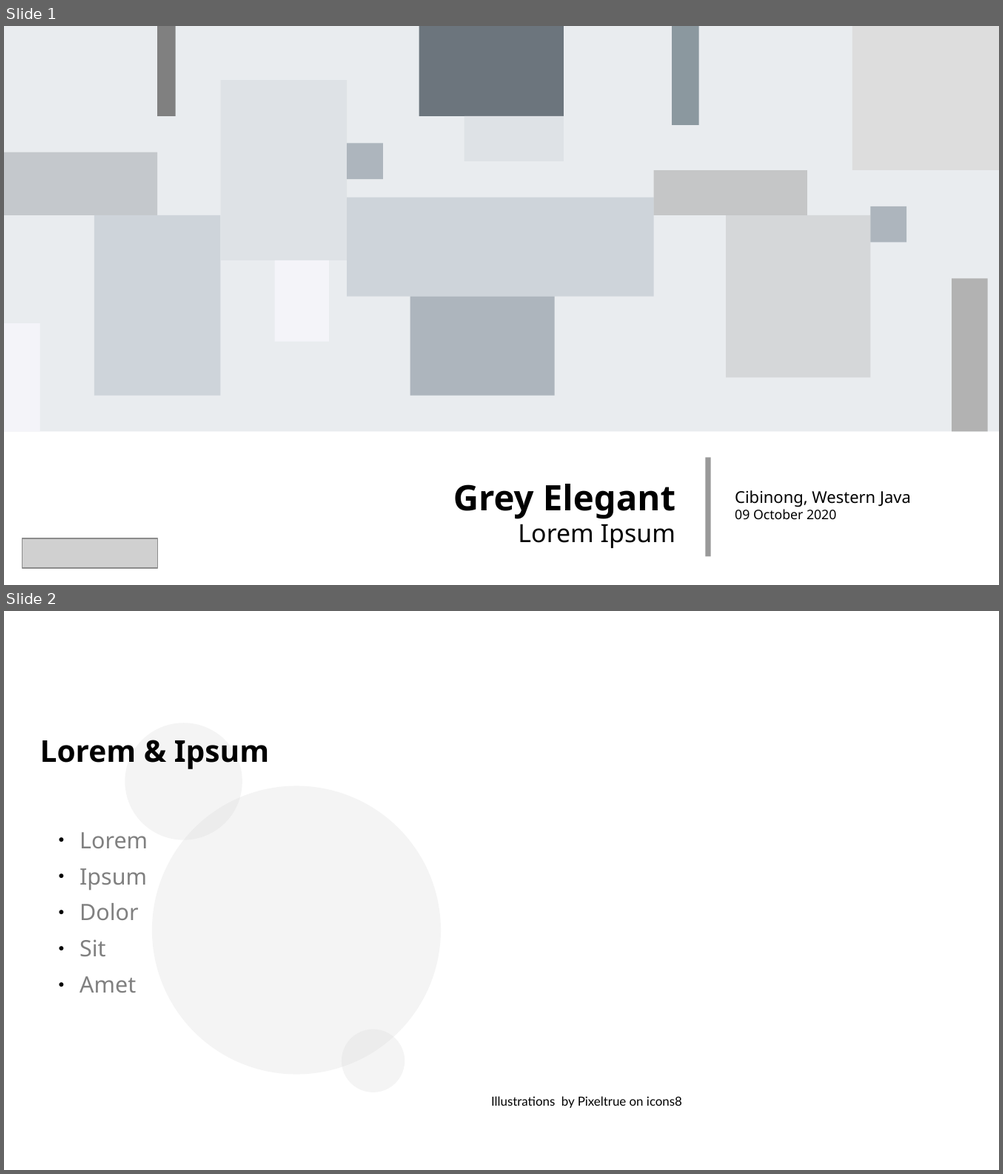
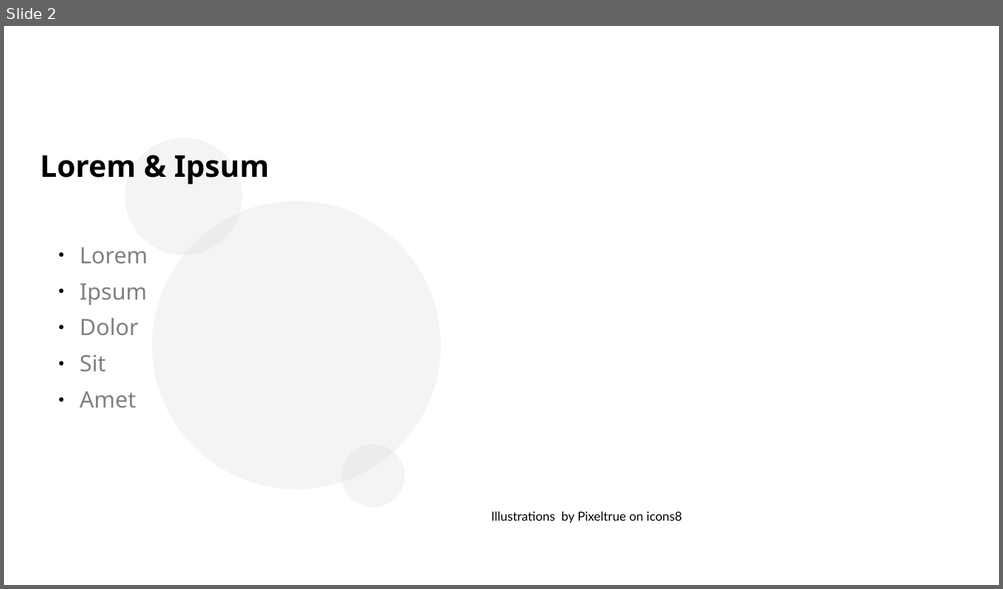
Before and after one commit to tomjpsun/obsidianVaults, a slide deck: DM9051A OTP 燒錄專案/Sketch.odp. Shown one above the other, each under a label of ours: slides 1 and 2 before the commit, slide 2 after it. The pictures are 1003x1174 and 1003x589 pixels, drawn with LibreOffice and Linux fonts; fonts in the diff are those of the drawing; grey boxes stand for pictures; background and template pictures are left out. Boxes give left, top, right and bottom in pixels: in the first picture for what was removed or moved away, otherwise in the second. Text is boxed around its words. In the diff, an @@ line names an element or a change of style, - is before the commit and + after.

```diff
--- a/DM9051A OTP 燒錄專案/Sketch.odp
+++ b/DM9051A OTP 燒錄專案/Sketch.odp
@@ slide 1 removed at <box>4,26,999,585</box>, background #FFFFFF @@
@@ group removed at <box>4,26,999,432</box>: 18 rectangles @@
@@ line removed from (708, 458) to (708, 557) @@
@@ text removed at <box>453,484,675,548</box> @@
-Grey Elegant
-Lorem Ipsum
@@ text removed at <box>734,491,910,520</box> @@
-Cibinong, Western Java
-09 October 2020
@@ picture removed at <box>22,540,157,569</box> @@
```
Also in this commit, not shown: 1 slide changed, 1 slide added, 1 other file.
